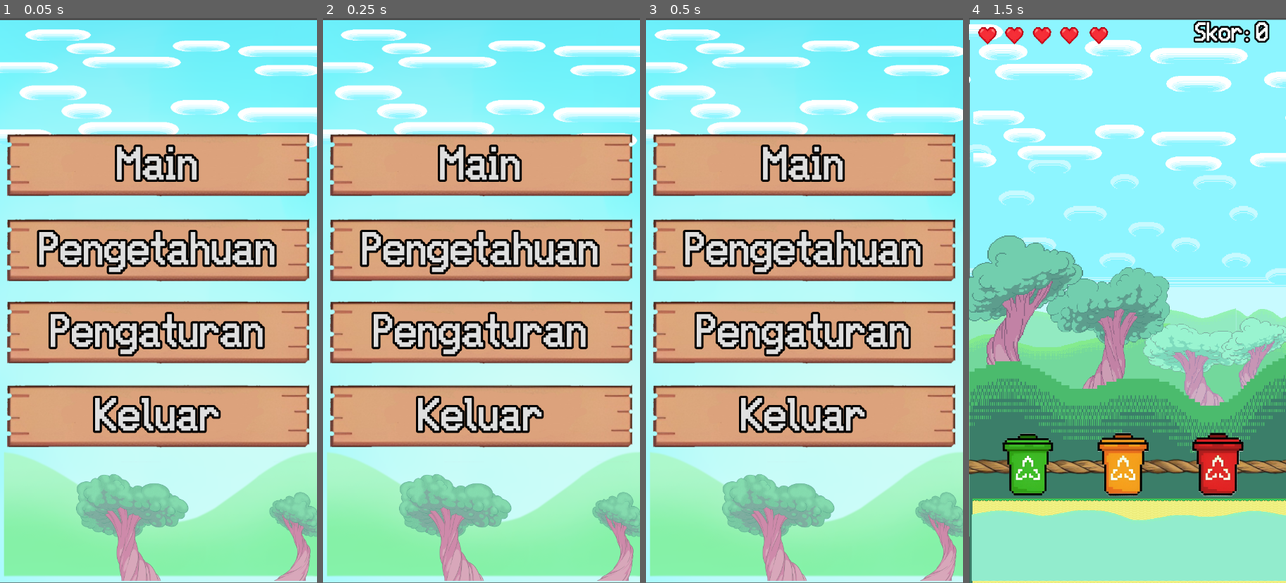
Above: before the commit, frames 1-4 (left to right).
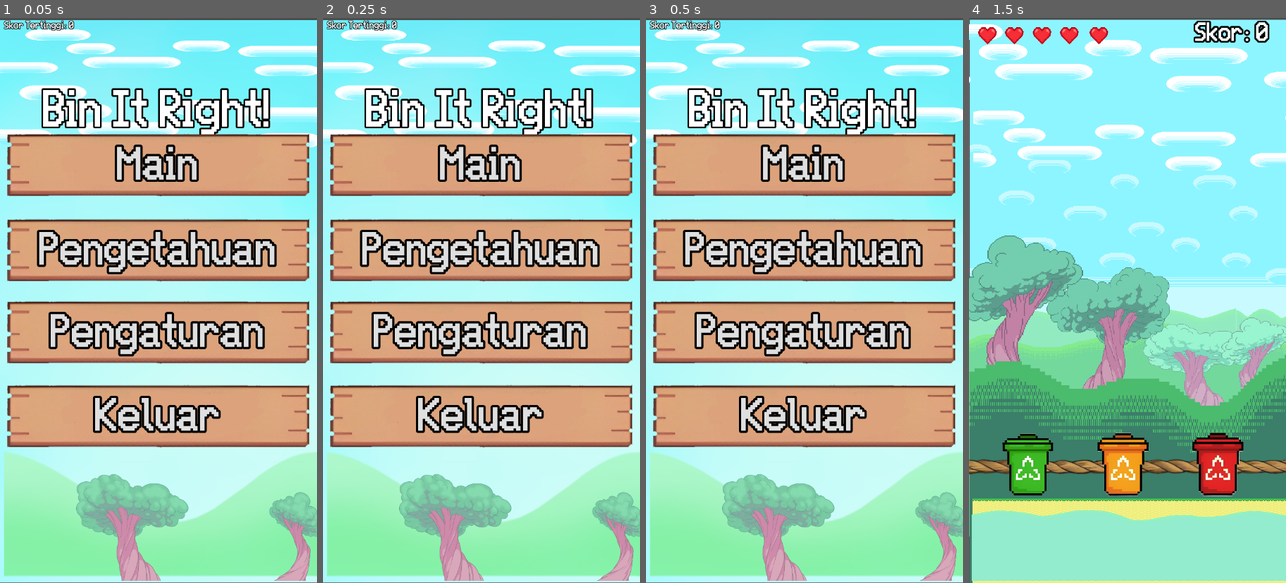
Above: after the commit, the same moments.

Repository: RaFYWStud/Project_GameDev
Game: Godot game, scene res://Scenes/MainMenu.tscn
Same seed, same stepped clock (60 frames per second), same inputs: the game is played once before the commit and once after it.
Inputs (mouse positions are in pixels of both pictures, inside the frame that each line leads up to):
- Up to frame 1 (0.05 s): no input
- Up to frame 2 (0.25 s): no input
- Up to frame 3 (0.5 s): no input
- Up to frame 4 (1.5 s): click "Main" at 0.5 s; move the mouse to (1197, 272) at 1.27 s; click (1197, 272) at 1.42 s

The runs differ from the first frame. In frame 1, 3.5% of the frame differs, in the area x 1-86%, y 0-21%; in frame 2, 3.4%; in frame 3, 3.5%; in frame 4, nothing differs.

Commit message:
Menambahkan Sistem High Score

Diff:
--- a/Scenes/MainMenu.tscn
+++ b/Scenes/MainMenu.tscn
@@ -150,3 +150,28 @@
 flat = true
 icon_alignment = 1
 expand_icon = true
+
+[node name="HighScoreLabel" type="Label" parent="."]
+texture_filter = 1
+layout_mode = 0
+offset_left = 10.0
+offset_top = 7.0
+offset_right = 211.0
+offset_bottom = 48.0
+theme_override_colors/font_outline_color = Color(0, 0, 0, 1)
+theme_override_constants/outline_size = 5
+theme_override_fonts/font = ExtResource("2_xebin")
+theme_override_font_sizes/font_size = 20
+text = "Skor Terbaik : "
+
+[node name="TitleLabel" type="Label" parent="."]
+layout_mode = 0
+offset_left = 98.0
+offset_top = 163.0
+offset_right = 615.0
+offset_bottom = 264.0
+theme_override_colors/font_outline_color = Color(0, 0, 0, 1)
+theme_override_constants/outline_size = 15
+theme_override_fonts/font = ExtResource("2_xebin")
+theme_override_font_sizes/font_size = 100
+text = "Bin It Right!"
--- a/Scenes/MainSceneTrash.gd
+++ b/Scenes/MainSceneTrash.gd
@@ -73,6 +73,9 @@
 	score_label.text = "Skor: " + str(score)
 
 func game_over():
+	if score > game_data.high_score.high_score:
+		game_data.high_score.high_score = score
+		game_data.high_score.Save()
 	call_deferred("_load_game_over_scene")
 
 func _load_game_over_scene():
--- a/Scenes/main_menu.gd
+++ b/Scenes/main_menu.gd
@@ -1,6 +1,11 @@
 extends Control
 
+@onready var score = $HighScoreLabel
+
 func _ready():
+	var high_score:int = game_data.high_score.high_score
+	score.text = "Skor Tertinggi: " + str(high_score)
+
 	# Menghubungkan tombol dengan fungsinya
 	print("Main Menu Ready!")
 	$Play.connect("pressed", Callable(self, "_on_play_button_pressed"))
--- a/Script/game_data.gd
+++ b/Script/AutoLoads/game_data.gd
@@ -1,6 +1,8 @@
 extends Node
 
 var score: int = 0
+var high_score:HighScore
 
 func _ready() -> void:
+	high_score = HighScore.load_or_create()
 	print("Singleton Has been loaded Score:", score)
--- /dev/null
+++ b/Script/high_score.gd
@@ -0,0 +1,16 @@
+class_name HighScore extends Resource
+
+@export var high_score:int = 0
+
+const SAVE_PATH:String = "user://high_score.tres"
+
+func Save() -> void:
+	ResourceSaver.save(self, SAVE_PATH)
+
+static func load_or_create() -> HighScore:
+	var res:HighScore
+	if FileAccess.file_exists(SAVE_PATH):
+		res = load(SAVE_PATH) as HighScore
+	else:
+		res = HighScore.new()
+	return res
--- a/project.godot
+++ b/project.godot
@@ -17,7 +17,7 @@
 
 [autoload]
 
-game_data="*res://Script/game_data.gd"
+game_data="*res://Script/AutoLoads/game_data.gd"
 
 [display]
 
